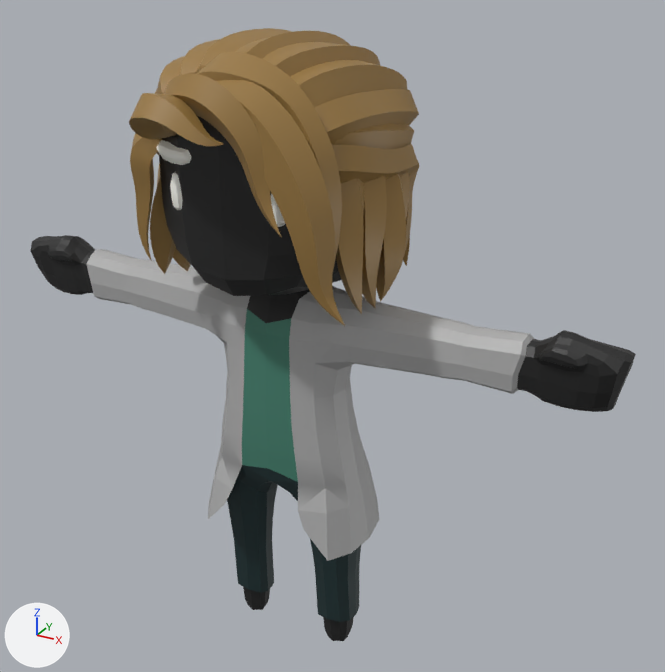
The glTF model public/assets/characters/char_q_doctor_female_young.glb, before and after one commit.
One viewpoint serves both versions: a 50 mm lens placed at (2.17, -3.5, 3.57), pointed at (0.18, 0.13, 1.75). The lights are fixed; the arrows at lower left show +X, +Y and +Z. The older version comes first.

The older version as bpy lines, for what is in view:
```python
mat_skin = principled_material('Skin')
mat_skin.base_color = (0.0134, 0.0134, 0.0134)  # black #1f1f1f
me_cunurbspath_010 = bpy.data.meshes.new('CUNurbsPath.010')
me_cunurbspath_010.from_pydata(...)  # 4354 vertices, 8530 faces; spans x -1.62..1.62, y -0.77..0.65, z -0.02..3.19
# faces by material slot: [6212, 320, 1024, 608, 24, 342]
me_cunurbspath_010.materials.append(mat_hair)  # brown #9c7a43
me_cunurbspath_010.materials.append(mat_face)  # white #fffff8
me_cunurbspath_010.materials.append(mat_skin)  # black #1f1f1f
me_cunurbspath_010.materials.append(mat_main)  # grey #afafaf
me_cunurbspath_010.materials.append(mat_black)  # green #45816f
me_cunurbspath_010.materials.append(mat_brown)  # dark cyan #193133
ob_body = bpy.data.objects.new('Body', me_cunurbspath_010)
ob_body.location = (0.0, 0.0, 0.0)
```
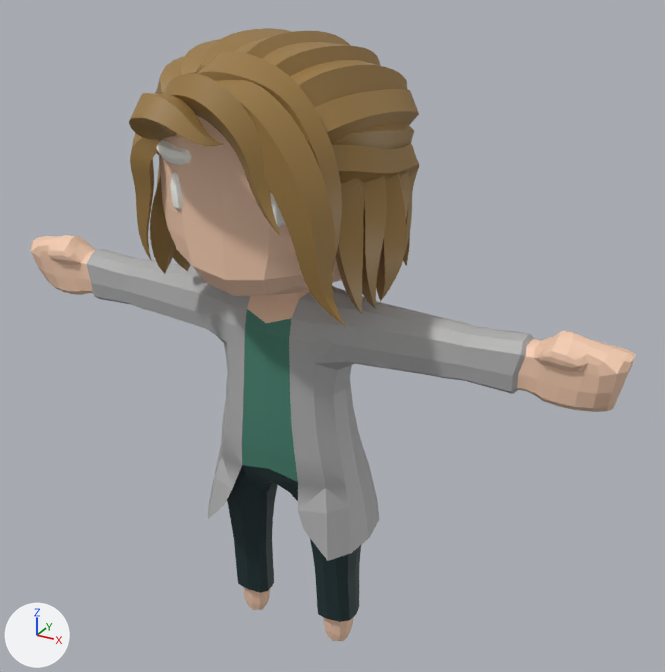
The change, as a list of edits to the scene's bpy script:
```text
Change mat_skin:
    mat_skin.base_color: (0.0134, 0.0134, 0.0134) -> (0.911, 0.604, 0.434)  # black #1f1f1f -> beige #f5ccb0
```

Pixel boxes (x1, y1, x2, y2) of what changed, in the pictures (665 x 672 px):
'Body', recoloured: (31, 113, 636, 641) in both
